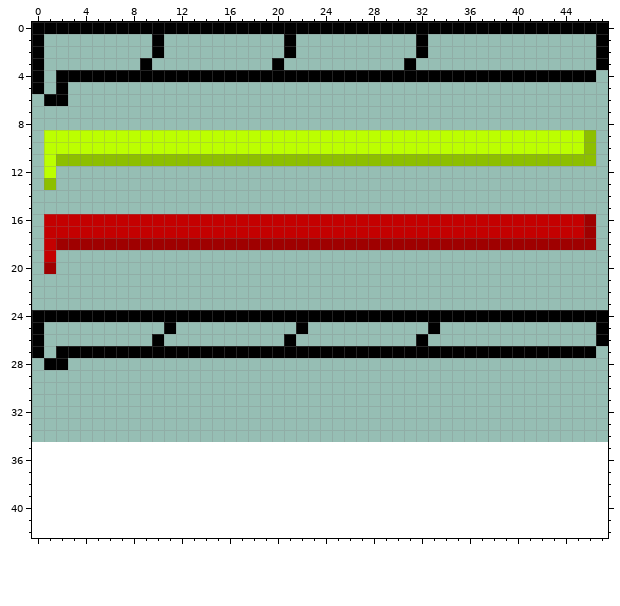
Pixel-art file -- Assets/Art/Sprites/UI/HealthBars.aseprite. That is the earlier state.
48x35 pixels, 1 frame. The old version is drawn lined up with the new one, on the new canvas.
After the commit:
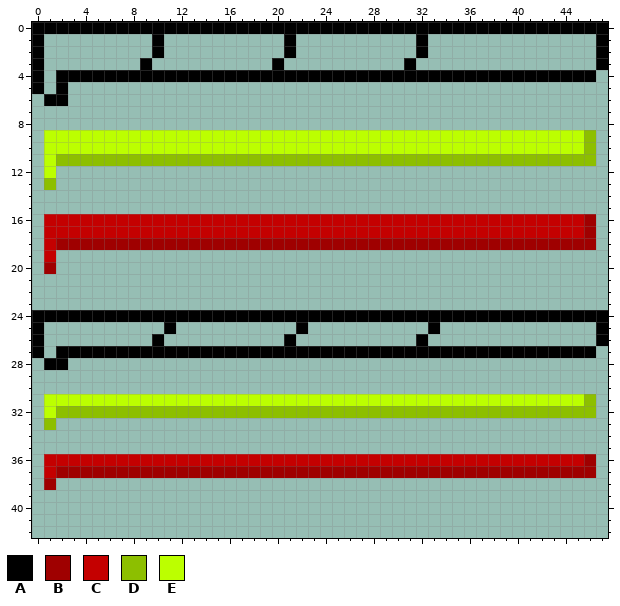
Palette (. is transparent): A #000000  B #9f0000  C #c40000  D #8dbf00  E #bcff00
Diff:
canvas 48x35 -> 48x43
@@ x 0..47 @@
 30 ................................................
-31 ................................................
-32 ................................................
-33 ................................................
+31 .EEEEEEEEEEEEEEEEEEEEEEEEEEEEEEEEEEEEEEEEEEEEED.
+32 .EDDDDDDDDDDDDDDDDDDDDDDDDDDDDDDDDDDDDDDDDDDDDD.
+33 .D..............................................
 34 ................................................
 35 ................................................
-36 ................................................
-37 ................................................
-38 ................................................
+36 .CCCCCCCCCCCCCCCCCCCCCCCCCCCCCCCCCCCCCCCCCCCCCB.
+37 .CBBBBBBBBBBBBBBBBBBBBBBBBBBBBBBBBBBBBBBBBBBBBB.
+38 .B..............................................
 39 ................................................
